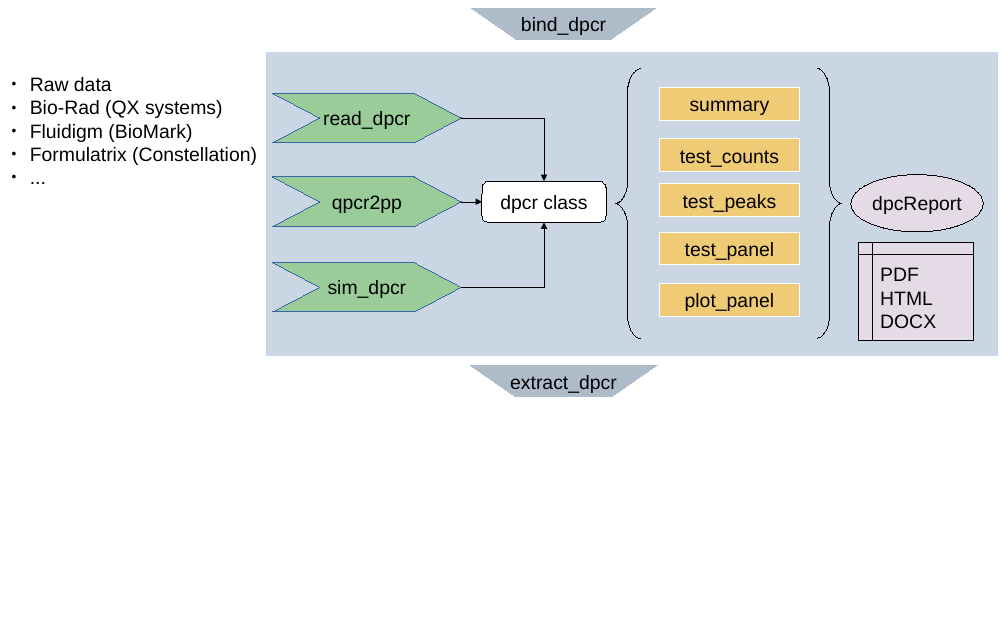
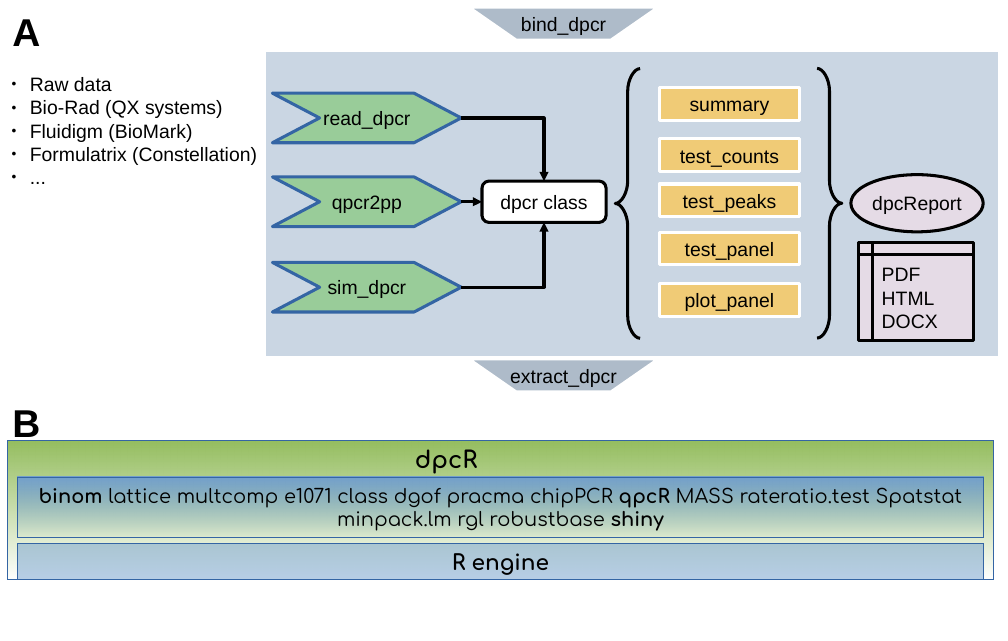
Before and after one commit to michbur/dpcR_article, a slide deck: slide 2 of dpcR_analysis.odp. Drawn at 1008x641 pixels with LibreOffice and Linux fonts; fonts in the diff are those of the drawing. Boxes give left, top, right and bottom in pixels: in the first picture for what was removed or moved away, otherwise in the second. Text is boxed around its words. In the diff, an @@ line names an element or a change of style, - is before the commit and + after.

```diff
--- a/dpcR_analysis.odp
+++ b/dpcR_analysis.odp
@@ text added at (12,19,40,46), 36 pt, text #000000, bold @@
+A
@@ outline #000000 0 pt to #000000 2.83 pt in 5 elements at (482,182,606,223), (851,175,984,232), (858,242,974,341), (817,68,842,338), (615,68,640,338) @@
@@ elbow arrow (461, 118) - (544, 182): stroke #000000 0 pt to #000000 2.83 pt @@
@@ elbow arrow (462, 202) - (482, 202): stroke #000000 0 pt to #000000 2.83 pt @@
@@ elbow arrow (462, 288) - (544, 223): stroke #000000 0 pt to #000000 2.83 pt @@
@@ outline #3465A4 0 pt to #3465A4 2.83 pt in 3 elements at (272,93,461,143), (272,177,461,227), (272,263,461,313) @@
@@ outline #FFFFFF 0 pt to #FFFFFF 2.83 pt in 3 elements at (659,184,799,216), (469,7,659,40), (469,359,659,393) @@
@@ freeform shape "extract_dpcr": place and size @@
-freeform shape "extract_dpcr" at (469,365,659,399)
+freeform shape "extract_dpcr" at (469,359,659,393)
@@ text added at (12,406,40,444), 36 pt, text #000000, bold @@
+B
@@ group added at (8,441,993,580): 3 rectangles, 1 text @@
+R engine
+binom lattice multcomp e1071 class dgof pracma chipPCR qpcR MASS rateratio.test Spatstat minpack.lm rgl robustbase shiny
+dpcR
```
Also in this commit, not shown: 2 other files.
